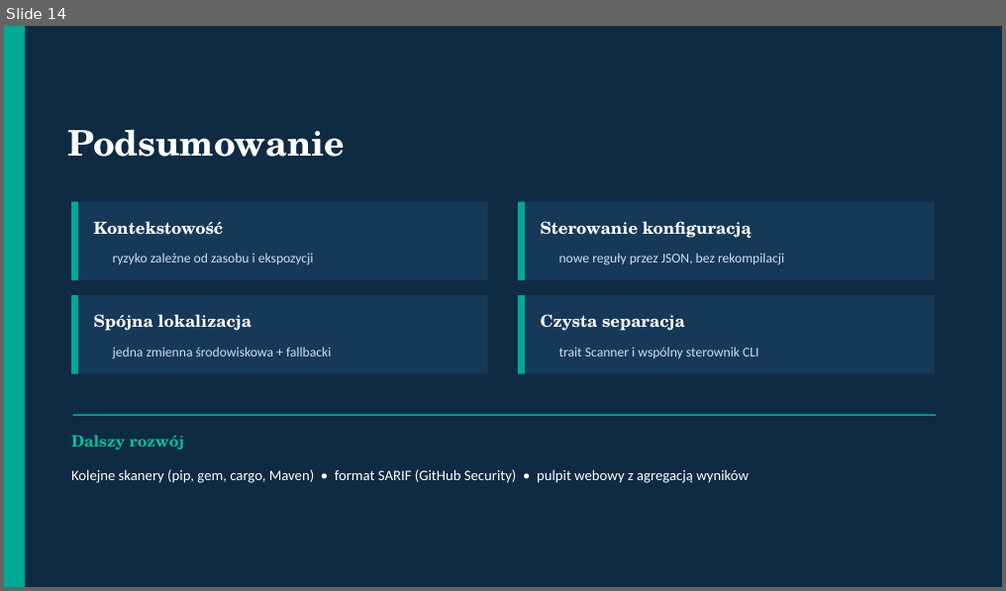
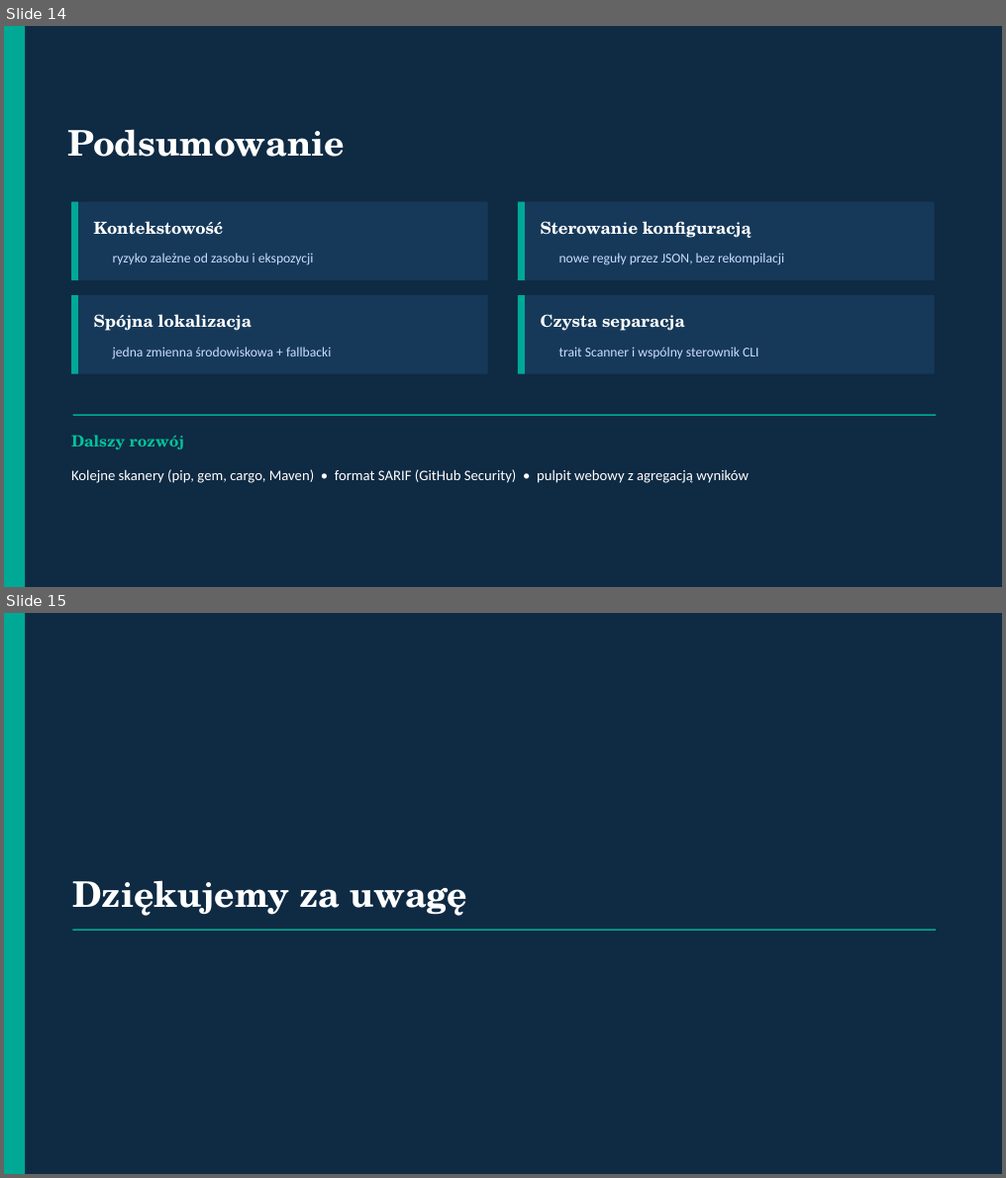
Before and after one commit to matjamr/linux-security-scanner, a slide deck: docs/Prezentacja_confrisk.pptx. Shown one above the other, each under a label of ours: slide 14 before the commit, slides 14 and 15 after it. The pictures are 1006x591 and 1006x1178 pixels, drawn with LibreOffice and Linux fonts; fonts in the diff are those of the drawing. Boxes give left, top, right and bottom in pixels: in the first picture for what was removed or moved away, otherwise in the second. Text is boxed around its words. In the diff, an @@ line names an element or a change of style, - is before the commit and + after.

Commit message:
done

```diff
--- a/docs/Prezentacja_confrisk.pptx
+++ b/docs/Prezentacja_confrisk.pptx
@@ slide 15 added at bbox=[4, 613, 1002, 1174], background #0F2A43 @@
@@ rectangle added at bbox=[4, 613, 25, 1174], fill #00A896 @@
@@ text added at bbox=[72, 880, 467, 916], 34 pt, text #FFFFFF, bold @@
+Dziękujemy za uwagę
@@ line added from (73, 930) to (936, 930), #00A896 1.5 pt @@
```
